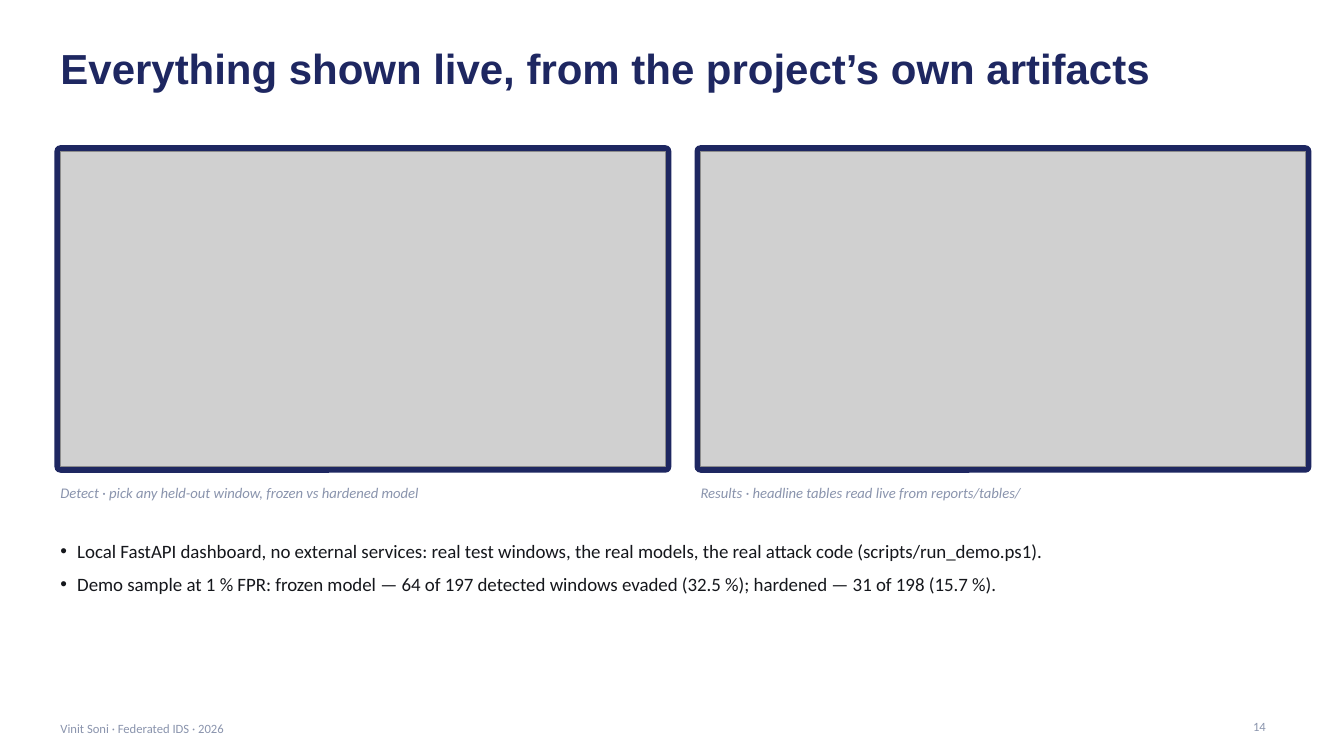
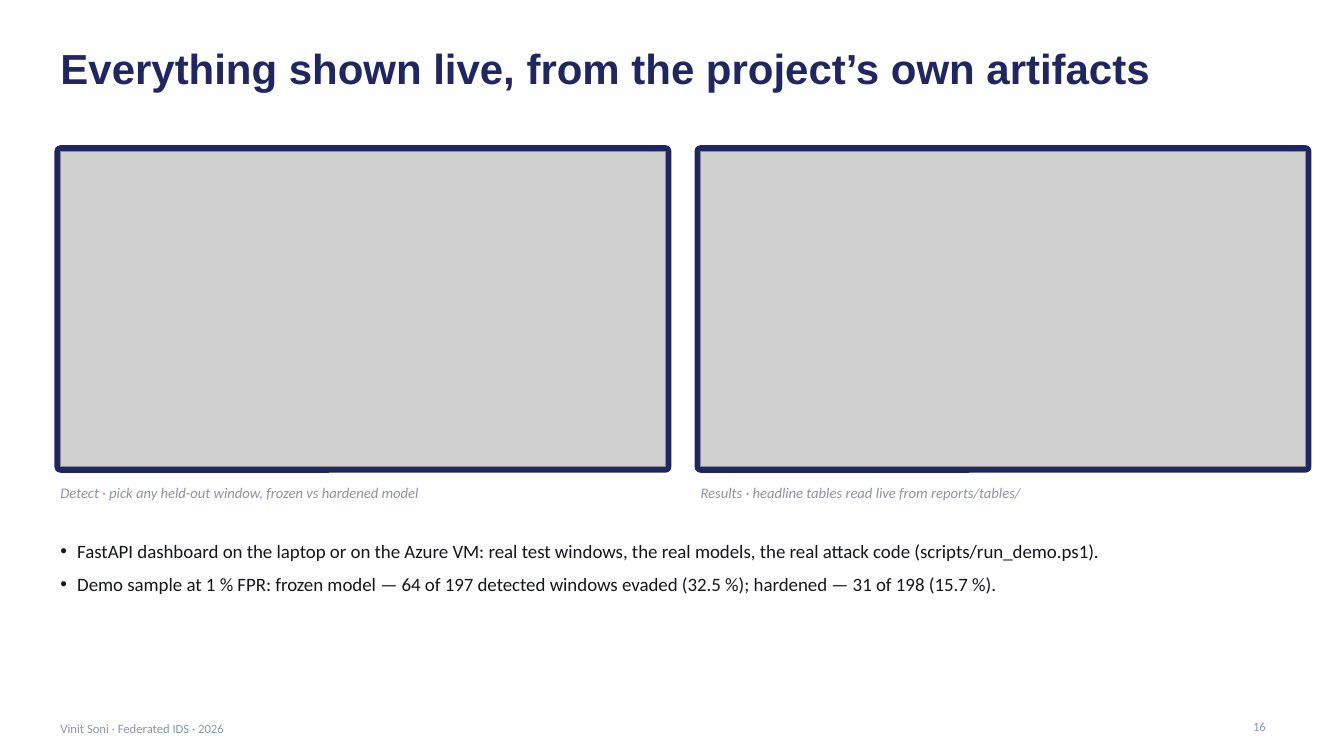
Before and after one commit to vinitsoni03/federated-ids, a slide deck: slide 16 of reports/final_slides.pptx (slide 14 before the commit). Drawn at 1344x756 pixels with LibreOffice and Linux fonts; fonts in the diff are those of the drawing; grey boxes stand for pictures. Boxes give left, top, right and bottom in pixels: in the first picture for what was removed or moved away, otherwise in the second. Text is boxed around its words. In the diff, an @@ line names an element or a change of style, - is before the commit and + after.

Commit message:
Slides: why 1 % FPR, the attacker-invariant model, and what is new (19 slides)

```diff
--- a/reports/final_slides.pptx
+++ b/reports/final_slides.pptx
@@ text at box(77, 544, 1098, 561): text changed @@
-• Local FastAPI dashboard, no external services: real test windows, the real models, the real attack code (scripts/run_demo.ps1).
+• FastAPI dashboard on the laptop or on the Azure VM: real test windows, the real models, the real attack code (scripts/run_demo.ps1).
@@ page number at box(1253, 722, 1266, 731): text changed @@
-14
+16
```
Also in this commit, not shown: 3 slides added, 1 other file.
